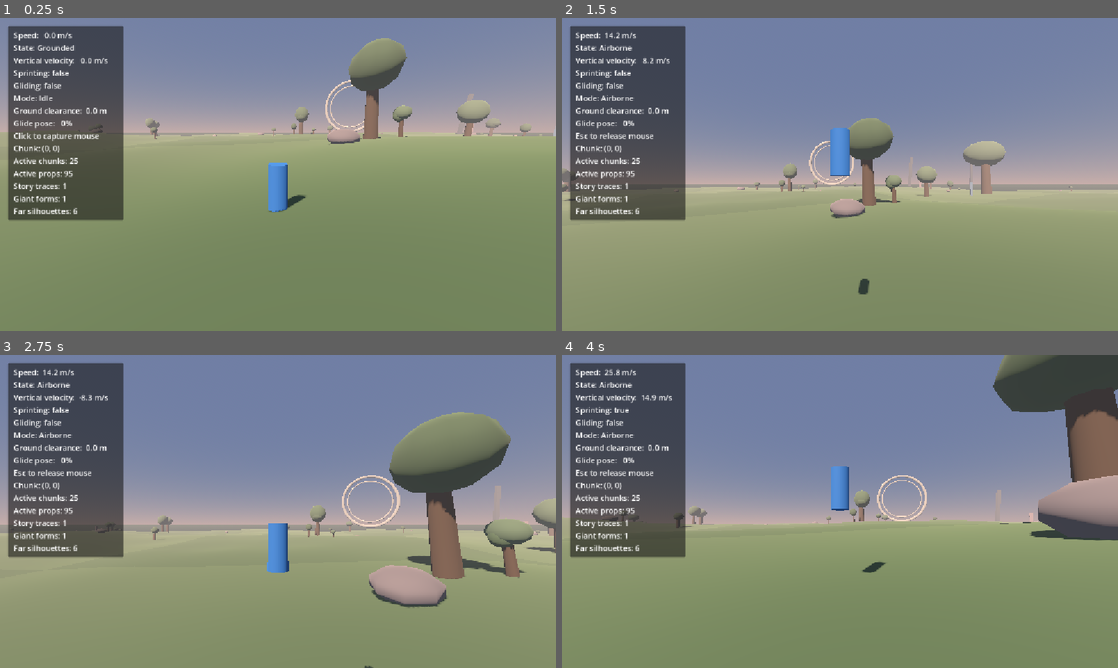
Above: before the commit, frames 1-4 (two rows, left to right).
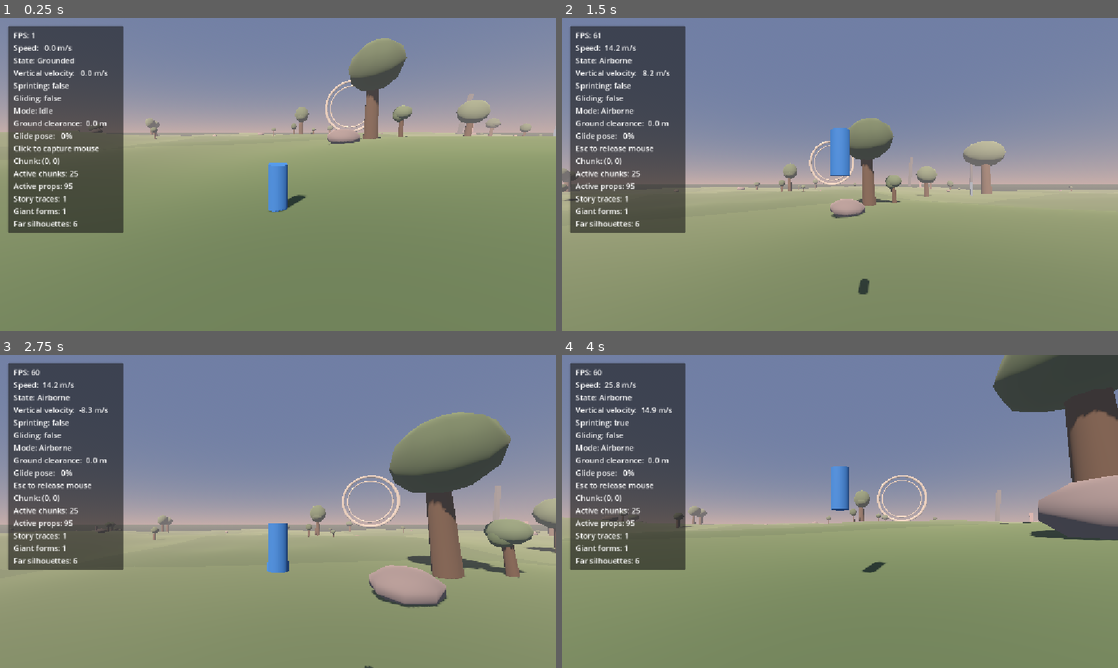
Above: after the commit, the same moments.

Repository: nimanimanima-rgb/DreamRunner
Game: Godot game, scene res://scenes/ProceduralTest.tscn
Same seed, same stepped clock (60 frames per second), same inputs: the game is played once before the commit and once after it. This scene is started directly instead of the project's main scene.
Inputs (mouse positions are in pixels of both pictures, inside the frame that each line leads up to):
- Up to frame 1 (0.25 s): no input
- Up to frame 2 (1.5 s): tap Enter at 0.5 s; move the mouse to (812, 237) at 0.52 s; hold Q (shift_dimension) 0.53-1.28 s; hold W (move_forward) from 0.53 s (still down); click (812, 237) at 0.67 s; tap Space (jump) at 0.77 s; move the mouse to (878, 177) at 1.27 s; tap Shift (sprint) at 1.35 s
- Up to frame 3 (2.75 s): keep holding W (move_forward); tap Space (jump) at 1.52 s; move the mouse to (233, 508) at 2.02 s; tap M at 2.1 s
- Up to frame 4 (4 s): move the mouse to (845, 511) at 2.77 s; release W (move_forward) at 2.78 s; hold A (move_left) 2.78-3.53 s; tap Q (shift_dimension) at 2.85 s; click (845, 511) at 2.92 s; tap Space (jump) at 3.02, 3.77 s; move the mouse to (817, 505) at 3.52 s; hold W (move_forward) from 3.53 s (still down); hold Shift (sprint) from 3.53 s (still down)

The runs differ from the first frame. In frame 1, 2.9% of the frame differs, in the area x 1-23%, y 4-69%; in frame 2, 2.9%; in frame 3, 2.9%; in frame 4, 2.9%.
Error in both runs: Invalid assignment of property or key 'rotation' with value of type 'Vector3' on a base object of type 'null instance'. (res://scripts/player_controller.gd:109)

Commit message:
Improve browser performance stability

Diff:
--- a/scripts/audio_manager.gd
+++ b/scripts/audio_manager.gd
@@ -33,6 +33,11 @@
 var current_drone_frequency: float = 58.0
 var current_signal_frequency: float = 176.0
 var current_air_body: float = 0.1
+var target_wind_level: float = 0.68
+var target_drone_level: float = 0.05
+var target_drone_frequency: float = 70.0
+var target_signal_frequency: float = 176.0
+var target_air_body: float = 0.1
 var dimension_cue_samples_remaining: int = 0
 var dimension_cue_phase: float = 0.0
 
@@ -43,6 +48,8 @@
 	player.connect("dream_entered", unlock_audio)
 	destination_manager.connect("destination_reached", play_signal_resonance)
 	atmosphere.connect("dimension_changed", play_dimension_transition_cue)
+	atmosphere.connect("dimension_changed", update_dimension_targets)
+	update_dimension_targets(atmosphere.call("get_current_dimension_id"), "")
 
 
 func create_generator_streams() -> void:
@@ -67,56 +74,56 @@
 
 
 func _process(delta: float) -> void:
-	update_dimension_color(delta)
+	smooth_dimension_audio(delta)
 	if not audio_unlocked or audio_muted:
 		return
 	fill_ambience_buffer()
 	fill_signal_buffer()
 
 
-func update_dimension_color(delta: float) -> void:
-	# Audio follows stable IDs so conceptual display names can change safely.
-	var dimension_id: StringName = atmosphere.call("get_current_dimension_id")
-	var target_wind: float = 0.7
-	var target_drone: float = 0.08
-	var target_frequency: float = 58.0
-	var target_signal_frequency: float = 176.0
-	var target_air_body: float = 0.1
+func update_dimension_targets(dimension_id: StringName, _display_name: String) -> void:
 	match dimension_id:
 		&"pale_dawn":
-			target_wind = 0.68
-			target_drone = 0.05
-			target_frequency = 70.0
+			target_wind_level = 0.68
+			target_drone_level = 0.05
+			target_drone_frequency = 70.0
 			target_signal_frequency = 176.0
 			target_air_body = 0.1
 		&"cold_overcast":
-			target_wind = 0.63
-			target_drone = 0.065
-			target_frequency = 46.0
+			target_wind_level = 0.63
+			target_drone_level = 0.065
+			target_drone_frequency = 46.0
 			target_signal_frequency = 132.0
 			target_air_body = 0.02
 		&"golden_dissolve":
-			target_wind = 0.56
-			target_drone = 0.12
-			target_frequency = 78.0
+			target_wind_level = 0.56
+			target_drone_level = 0.12
+			target_drone_frequency = 78.0
 			target_signal_frequency = 196.0
 			target_air_body = 0.22
 		&"blue_liminal_night":
-			target_wind = 0.46
-			target_drone = 0.14
-			target_frequency = 37.0
+			target_wind_level = 0.46
+			target_drone_level = 0.14
+			target_drone_frequency = 37.0
 			target_signal_frequency = 148.0
 			target_air_body = 0.18
 		&"dust_haze_afternoon":
-			target_wind = 0.86
-			target_drone = 0.025
-			target_frequency = 52.0
+			target_wind_level = 0.86
+			target_drone_level = 0.025
+			target_drone_frequency = 52.0
 			target_signal_frequency = 164.0
 			target_air_body = 0.0
+
+
+func smooth_dimension_audio(delta: float) -> void:
 	var weight: float = 1.0 - exp(-delta * 0.45)
-	current_wind_level = lerpf(current_wind_level, target_wind, weight)
-	current_drone_level = lerpf(current_drone_level, target_drone, weight)
-	current_drone_frequency = lerpf(current_drone_frequency, target_frequency, weight)
+	current_wind_level = lerpf(current_wind_level, target_wind_level, weight)
+	current_drone_level = lerpf(current_drone_level, target_drone_level, weight)
+	current_drone_frequency = lerpf(
+		current_drone_frequency,
+		target_drone_frequency,
+		weight
+	)
 	current_signal_frequency = lerpf(current_signal_frequency, target_signal_frequency, weight)
 	current_air_body = lerpf(current_air_body, target_air_body, weight)
 
--- a/scripts/debug_hud.gd
+++ b/scripts/debug_hud.gd
@@ -88,7 +88,8 @@
 			movement_mode = "Running"
 
 	readout.text = (
-		"Speed: %5.1f m/s\n" % horizontal_speed
+		"FPS: %d\n" % Engine.get_frames_per_second()
+		+ "Speed: %5.1f m/s\n" % horizontal_speed
 		+ "State: %s\n" % movement_state
 		+ "Vertical velocity: %5.1f m/s\n" % player.velocity.y
 		+ "Sprinting: %s\n" % str(sprinting)
Not shown, changed: CURRENT_STATE.md
